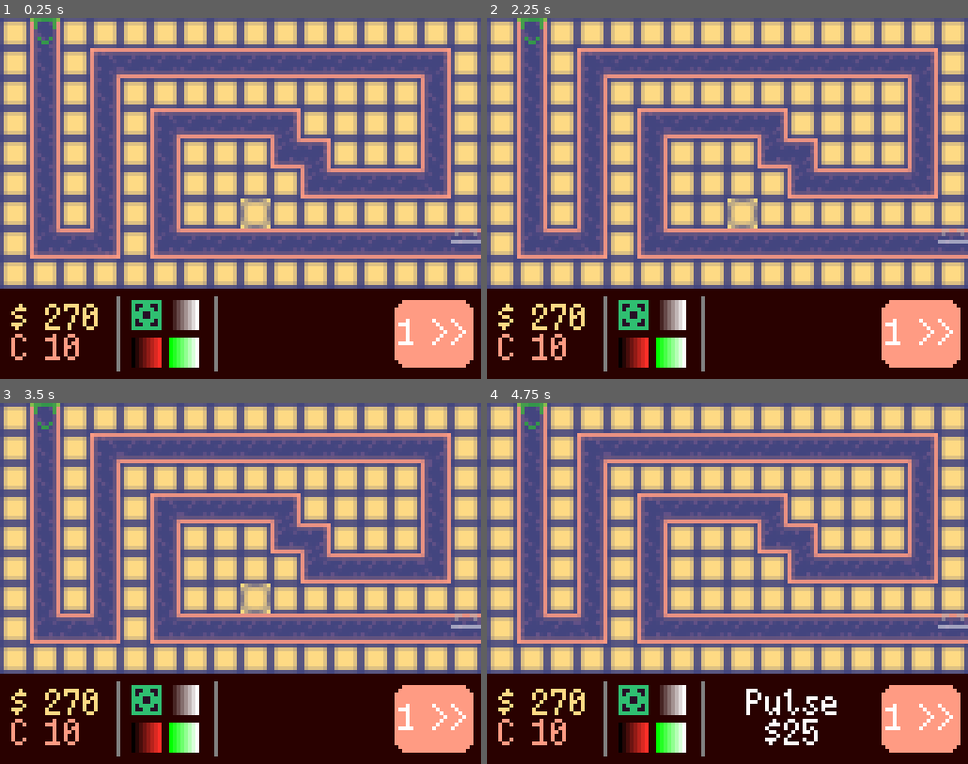
Above: before the commit, frames 1-4 (two rows, left to right).
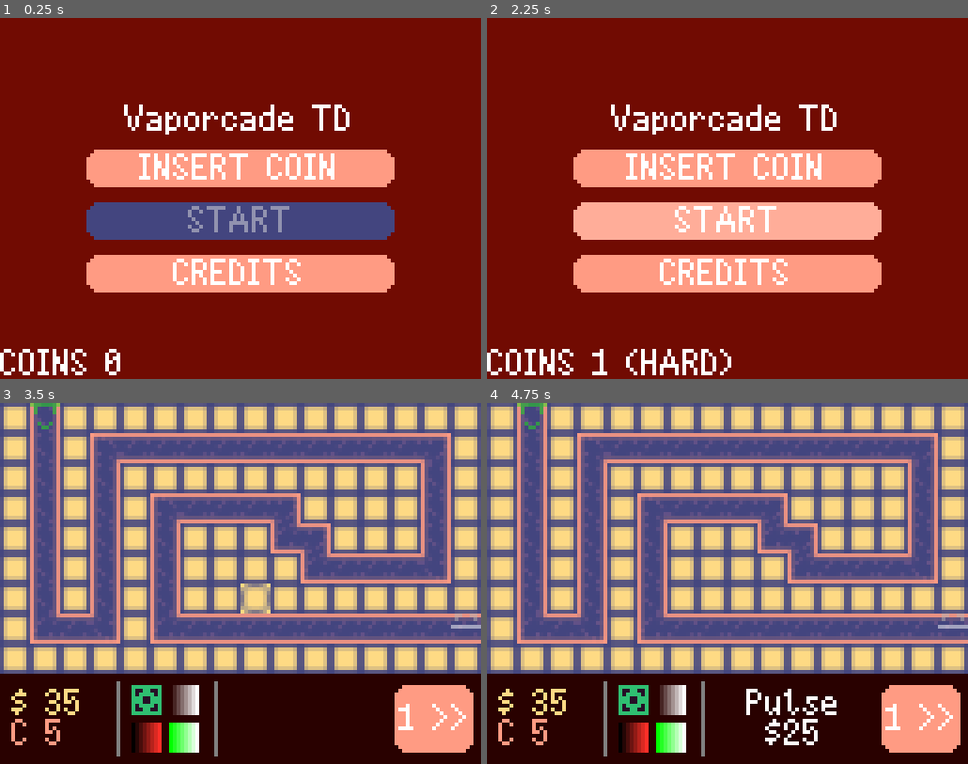
Above: after the commit, the same moments.

Repository: VernalUmbrella/spotkeeper-td
Game: Godot game, scene res://ui/title_screen/title_screen.tscn
Two runs of this game, one before a commit and one after it. Both use one fixed random seed, a clock stepped at 60 frames per second and the inputs below. Before the commit the project starts from res://main/main.tscn.
Inputs (mouse positions are in pixels of both pictures, inside the frame that each line leads up to):
- Up to frame 1 (0.25 s): no input
- Up to frame 2 (2.25 s): click (727, 169) at 0.5 s, where only the run after the commit has a clickable "INSERT COIN"; click (727, 274) at 1.25 s, where only the run after the commit has a clickable "CREDITS"; click (727, 220) at 2 s, where only the run after the commit has a clickable "START"
- Up to frame 3 (3.5 s): click (240, 605) at 2.75 s, where only the run after the commit has a clickable "START"
- Up to frame 4 (4.75 s): click (631, 699) at 3.5 s; click (669, 699) at 4.25 s

The runs differ from the first frame. In frame 1, 97% of the frame differs, in the area x 0-100%, y 0-100%; in frame 2, 99%; in frame 3, 0.6%; in frame 4, 0.6%.

Commit message:
Add title screen and difficulty select

Diff:
--- /dev/null
+++ b/main/game_stats/easy_stats.tres
@@ -0,0 +1,13 @@
+[gd_resource type="Resource" script_class="GameStats" load_steps=5 format=3 uid="uid://dnlk6dm14k4rn"]
+
+[ext_resource type="Script" path="res://main/game_stats/game_stats.gd" id="1_p0skp"]
+[ext_resource type="Script" path="res://game_objects/waves/wave.gd" id="2_xtm5i"]
+[ext_resource type="Resource" uid="uid://ckpd3m4y4gicm" path="res://game_objects/waves/wave0.tres" id="3_n1130"]
+[ext_resource type="Resource" uid="uid://3fobcdff3ups" path="res://game_objects/waves/wave1.tres" id="4_2wvlc"]
+
+[resource]
+script = ExtResource("1_p0skp")
+money = 65
+lives_left = 15
+wave_sequence = Array[ExtResource("2_xtm5i")]([ExtResource("3_n1130"), ExtResource("4_2wvlc")])
+current_wave = 0
--- /dev/null
+++ b/main/game_stats/hard_stats.tres
@@ -0,0 +1,13 @@
+[gd_resource type="Resource" script_class="GameStats" load_steps=5 format=3 uid="uid://d0312etcm2x63"]
+
+[ext_resource type="Script" path="res://main/game_stats/game_stats.gd" id="1_0owqq"]
+[ext_resource type="Script" path="res://game_objects/waves/wave.gd" id="2_xo4ry"]
+[ext_resource type="Resource" uid="uid://ckpd3m4y4gicm" path="res://game_objects/waves/wave0.tres" id="3_8kjih"]
+[ext_resource type="Resource" uid="uid://3fobcdff3ups" path="res://game_objects/waves/wave1.tres" id="4_7r1kl"]
+
+[resource]
+script = ExtResource("1_0owqq")
+money = 35
+lives_left = 5
+wave_sequence = Array[ExtResource("2_xo4ry")]([ExtResource("3_8kjih"), ExtResource("4_7r1kl")])
+current_wave = 0
--- /dev/null
+++ b/main/game_stats/medium_stats.tres
@@ -0,0 +1,13 @@
+[gd_resource type="Resource" script_class="GameStats" load_steps=5 format=3 uid="uid://d0cebgj7cj7nn"]
+
+[ext_resource type="Script" path="res://main/game_stats/game_stats.gd" id="1_f6et8"]
+[ext_resource type="Script" path="res://game_objects/waves/wave.gd" id="2_tnq72"]
+[ext_resource type="Resource" uid="uid://ckpd3m4y4gicm" path="res://game_objects/waves/wave0.tres" id="3_nwrqk"]
+[ext_resource type="Resource" uid="uid://3fobcdff3ups" path="res://game_objects/waves/wave1.tres" id="4_i0sni"]
+
+[resource]
+script = ExtResource("1_f6et8")
+money = 50
+lives_left = 10
+wave_sequence = Array[ExtResource("2_tnq72")]([ExtResource("3_nwrqk"), ExtResource("4_i0sni")])
+current_wave = 0
--- a/main/main.gd
+++ b/main/main.gd
@@ -14,7 +14,13 @@
 	preload("res://game_objects/towers/gamma/gamma_tower.tres"),
 ]
 
-@export var game_stats: GameStats
+@export var game_stats: GameStats:
+	set(value):
+		game_stats = value
+		if not is_node_ready():
+			await ready
+		hud.game_stats = value
+		enemy_path.game_stats = value
 
 @onready var map: TileMapLayer = $Map
 @onready var tile_cursor: Area2D = $Map/TileCursor
@@ -28,7 +34,6 @@
 	Events.enemy_died.connect(_on_enemy_died)
 	Events.enemy_leaked.connect(_on_enemy_leaked)
 	Events.tower_selected.connect(_on_tower_selected)
-	enemy_path.game_stats = game_stats
 
 func _process(_delta: float) -> void:
 	update_cursor()
--- a/main/main.tscn
+++ b/main/main.tscn
@@ -1,7 +1,7 @@
 [gd_scene load_steps=8 format=4 uid="uid://ccmqm7fx46umd"]
 
 [ext_resource type="Script" path="res://main/main.gd" id="1_174vw"]
-[ext_resource type="Resource" uid="uid://dnlk6dm14k4rn" path="res://main/starting_game_stats.tres" id="2_q0308"]
+[ext_resource type="Resource" uid="uid://dnlk6dm14k4rn" path="res://main/game_stats/easy_stats.tres" id="2_q0308"]
 [ext_resource type="TileSet" uid="uid://b102junxjpjmf" path="res://main/tileset.tres" id="2_qrnp7"]
 [ext_resource type="PackedScene" uid="uid://b3j20yagie20j" path="res://main/tile_cursor.tscn" id="3_3wfm8"]
 [ext_resource type="PackedScene" uid="uid://b8wrls8mbvp8i" path="res://ui/hud/hud.tscn" id="4_8n207"]
--- a/main/starting_game_stats.tres
+++ /dev/null
@@ -1,13 +0,0 @@
-[gd_resource type="Resource" script_class="GameStats" load_steps=5 format=3 uid="uid://dnlk6dm14k4rn"]
-
-[ext_resource type="Script" path="res://main/game_stats.gd" id="1_0hd2x"]
-[ext_resource type="Script" path="res://game_objects/waves/wave.gd" id="2_kpac8"]
-[ext_resource type="Resource" uid="uid://ckpd3m4y4gicm" path="res://game_objects/waves/wave0.tres" id="3_1ftxp"]
-[ext_resource type="Resource" uid="uid://3fobcdff3ups" path="res://game_objects/waves/wave1.tres" id="4_226o8"]
-
-[resource]
-script = ExtResource("1_0hd2x")
-money = 270
-lives_left = 10
-wave_sequence = Array[ExtResource("2_kpac8")]([ExtResource("3_1ftxp"), ExtResource("4_226o8")])
-current_wave = 0
--- a/project.godot
+++ b/project.godot
@@ -11,7 +11,7 @@
 [application]
 
 config/name="Vaporcade TD"
-run/main_scene="res://main/main.tscn"
+run/main_scene="res://ui/title_screen/title_screen.tscn"
 config/features=PackedStringArray("4.3", "GL Compatibility")
 
 [autoload]
--- /dev/null
+++ b/ui/button_base.tres
@@ -0,0 +1,11 @@
+[gd_resource type="StyleBoxFlat" format=3 uid="uid://d0vgmll06stc5"]
+
+[resource]
+bg_color = Color(1, 0.607843, 0.513726, 1)
+corner_radius_top_left = 4
+corner_radius_top_right = 4
+corner_radius_bottom_right = 4
+corner_radius_bottom_left = 4
+expand_margin_left = 1.0
+expand_margin_right = 1.0
+anti_aliasing = false
--- a/ui/global_theme.tres
+++ b/ui/global_theme.tres
@@ -1,9 +1,9 @@
 [gd_resource type="Theme" load_steps=7 format=3 uid="uid://dljh7gpbntv8f"]
 
 [ext_resource type="FontFile" uid="uid://d2n6ayyjtt7cd" path="res://ui/Freezeframe-Cond.ttf" id="1_5wbxc"]
-[ext_resource type="StyleBox" uid="uid://cx3v6u7xslrxs" path="res://ui/panel_disabled.tres" id="1_sjrbw"]
-[ext_resource type="StyleBox" uid="uid://cshebpirpn6bp" path="res://ui/panel_highlight.tres" id="1_vk7ox"]
-[ext_resource type="StyleBox" uid="uid://d0vgmll06stc5" path="res://ui/panel_base.tres" id="2_vb3i7"]
+[ext_resource type="StyleBox" uid="uid://cx3v6u7xslrxs" path="res://ui/button_disabled.tres" id="1_sjrbw"]
+[ext_resource type="StyleBox" uid="uid://cshebpirpn6bp" path="res://ui/button_highlight.tres" id="1_vk7ox"]
+[ext_resource type="StyleBox" uid="uid://d0vgmll06stc5" path="res://ui/button_base.tres" id="2_vb3i7"]
 
 [sub_resource type="StyleBoxFlat" id="StyleBoxFlat_ssxal"]
 bg_color = Color(0.161251, 0.00601538, 0.00132007, 1)
--- a/ui/hud/hud.gd
+++ b/ui/hud/hud.gd
@@ -1,7 +1,14 @@
 class_name HUD
 extends VBoxContainer
 
-@export var game_stats: GameStats
+@export var game_stats: GameStats:
+	set(value):
+		if not is_node_ready():
+			await ready
+		game_stats = value
+		if not game_stats.changed.is_connected(_on_game_stats_changed):
+			game_stats.changed.connect(_on_game_stats_changed)
+		_on_game_stats_changed()
 
 @onready var money_lives_label: RichTextLabel = %MoneyLivesLabel
 @onready var tooltip: Label = %Tooltip
@@ -11,8 +18,6 @@
 	Events.tower_selected.connect(_on_tower_selected)
 	_on_tower_selected(null)
 	Events.wave_ended.connect(_on_wave_ended)
-	game_stats.changed.connect(_on_game_stats_changed)
-	_on_game_stats_changed()
 	Events.game_lost.connect(_on_game_lost)
 
 func _input(event: InputEvent) -> void:
--- a/ui/panel_base.tres
+++ b/ui/panel_base.tres
@@ -1,11 +1,9 @@
-[gd_resource type="StyleBoxFlat" format=3 uid="uid://d0vgmll06stc5"]
+[gd_resource type="StyleBoxFlat" format=3 uid="uid://igtdb8ap4838"]
 
 [resource]
-bg_color = Color(1, 0.607843, 0.513726, 1)
-corner_radius_top_left = 4
-corner_radius_top_right = 4
-corner_radius_bottom_right = 4
-corner_radius_bottom_left = 4
-expand_margin_left = 1.0
-expand_margin_right = 1.0
-anti_aliasing = false
+bg_color = Color(0.262745, 0.270588, 0.498039, 1)
+border_width_left = 1
+border_width_top = 1
+border_width_right = 1
+border_width_bottom = 1
+border_color = Color(0.996078, 0.854902, 0.517647, 1)
--- /dev/null
+++ b/ui/title_screen/title_screen.gd
@@ -0,0 +1,50 @@
+class_name TitleScreen
+extends Control
+
+@export var difficulties: Array[GameStats]
+
+@onready var coin_button: Button = %CoinButton
+@onready var start_button: Button = %StartButton
+@onready var coin_label: Label = %CoinLabel
+@onready var credits_panel: Panel = %CreditsPanel
+
+var max_coins: int = 3
+
+var coins: int = 0:
+	set(value):
+		assert(value <= max_coins)
+		coins = value
+		coin_label.text = "COINS {amount}{difficulty}".format({
+			"amount": coins,
+			"difficulty": ["", " (HARD)", " (MEDIUM)", " (EASY)"][coins],
+		})
+		if coins > 0:
+			start_button.disabled = false
+		if coins >= max_coins:
+			coin_button.text = "RESET"
+
+@export var next_scene: PackedScene
+
+func _input(event: InputEvent) -> void:
+	if not credits_panel.visible:
+		return
+	if event.is_action_pressed("ui_accept") or event.is_action_pressed("ui_cancel"):
+		get_viewport().set_input_as_handled()
+		credits_panel.visible = false
+
+func _on_coin_button_pressed() -> void:
+	# TODO: play sound
+	if coins < max_coins:
+		coins += 1
+		return
+	coin_button.text = "INSERT COIN"
+	coins = 0
+
+func _on_start_button_pressed() -> void:
+	var main_scene = preload("res://main/main.tscn").instantiate()
+	main_scene.game_stats = difficulties[coins]
+	get_tree().root.add_child(main_scene)
+	queue_free()
+
+func _on_credits_button_pressed() -> void:
+	credits_panel.visible = true
--- /dev/null
+++ b/ui/title_screen/title_screen.tscn
@@ -0,0 +1,133 @@
+[gd_scene load_steps=8 format=3 uid="uid://r2cu187xsv2p"]
+
+[ext_resource type="Script" path="res://ui/title_screen/title_screen.gd" id="1_74keb"]
+[ext_resource type="Script" path="res://main/game_stats/game_stats.gd" id="2_dast6"]
+[ext_resource type="StyleBox" uid="uid://igtdb8ap4838" path="res://ui/panel_base.tres" id="2_ppibo"]
+[ext_resource type="PackedScene" uid="uid://ccmqm7fx46umd" path="res://main/main.tscn" id="2_yok57"]
+[ext_resource type="Resource" uid="uid://d0312etcm2x63" path="res://main/game_stats/hard_stats.tres" id="3_toq54"]
+[ext_resource type="Resource" uid="uid://d0cebgj7cj7nn" path="res://main/game_stats/medium_stats.tres" id="4_bmyor"]
+[ext_resource type="Resource" uid="uid://dnlk6dm14k4rn" path="res://main/game_stats/easy_stats.tres" id="5_mytur"]
+
+[node name="TitleScreen" type="Control"]
+layout_mode = 3
+anchors_preset = 15
+anchor_right = 1.0
+anchor_bottom = 1.0
+grow_horizontal = 2
+grow_vertical = 2
+script = ExtResource("1_74keb")
+difficulties = Array[ExtResource("2_dast6")]([null, ExtResource("3_toq54"), ExtResource("4_bmyor"), ExtResource("5_mytur")])
+next_scene = ExtResource("2_yok57")
+
+[node name="Background" type="ColorRect" parent="."]
+layout_mode = 1
+anchors_preset = 15
+anchor_right = 1.0
+anchor_bottom = 1.0
+grow_horizontal = 2
+grow_vertical = 2
+color = Color(0.443469, 0.0441714, 0.00962374, 1)
+
+[node name="CoinLabel" type="Label" parent="."]
+unique_name_in_owner = true
+layout_mode = 1
+anchors_preset = 2
+anchor_top = 1.0
+anchor_bottom = 1.0
+offset_top = -8.0
+offset_right = 40.0
+grow_vertical = 0
+text = "COINS 0"
+
+[node name="MarginContainer" type="MarginContainer" parent="."]
+custom_minimum_size = Vector2(80, 0)
+layout_mode = 1
+anchors_preset = 8
+anchor_left = 0.5
+anchor_top = 0.5
+anchor_right = 0.5
+anchor_bottom = 0.5
+offset_left = -30.5
+offset_top = -22.0
+offset_right = 30.5
+offset_bottom = 22.0
+grow_horizontal = 2
+grow_vertical = 2
+
+[node name="VBoxContainer" type="VBoxContainer" parent="MarginContainer"]
+layout_mode = 2
+alignment = 1
+
+[node name="TitleText" type="Label" parent="MarginContainer/VBoxContainer"]
+unique_name_in_owner = true
+layout_mode = 2
+text = "Vaporcade TD"
+horizontal_alignment = 1
+
+[node name="CoinButton" type="Button" parent="MarginContainer/VBoxContainer"]
+unique_name_in_owner = true
+custom_minimum_size = Vector2(0, 10)
+layout_mode = 2
+focus_mode = 0
+text = "INSERT COIN"
+
+[node name="StartButton" type="Button" parent="MarginContainer/VBoxContainer"]
+unique_name_in_owner = true
+custom_minimum_size = Vector2(0, 10)
+layout_mode = 2
+focus_mode = 0
+disabled = true
+text = "START"
+
+[node name="CreditsButton" type="Button" parent="MarginContainer/VBoxContainer"]
+custom_minimum_size = Vector2(0, 10)
+layout_mode = 2
+focus_mode = 0
+text = "CREDITS"
+
+[node name="CreditsPanel" type="Panel" parent="."]
+unique_name_in_owner = true
+visible = false
+custom_minimum_size = Vector2(112, 80)
+layout_mode = 1
+anchors_preset = 8
+anchor_left = 0.5
+anchor_top = 0.5
+anchor_right = 0.5
+anchor_bottom = 0.5
+offset_left = -20.0
+offset_top = -20.0
+offset_right = 20.0
+offset_bottom = 20.0
+grow_horizontal = 2
+grow_vertical = 2
+theme_override_styles/panel = ExtResource("2_ppibo")
+
+[node name="MarginContainer" type="MarginContainer" parent="CreditsPanel"]
+layout_mode = 1
+anchors_preset = 15
+anchor_right = 1.0
+anchor_bottom = 1.0
+grow_horizontal = 2
+grow_vertical = 2
+theme_override_constants/margin_left = 4
+theme_override_constants/margin_top = 4
+theme_override_constants/margin_right = 4
+theme_override_constants/margin_bottom = 4
+
+[node name="CreditsText" type="Label" parent="CreditsPanel/MarginContainer"]
+layout_mode = 2
+size_flags_vertical = 1
+text = "VernalUmbrella
+- Programming
+sullybeardman
+- Art, Sound
+Made in Godot 4
+Freezeframe Condensed
+font by Bekoha"
+horizontal_alignment = 1
+clip_text = true
+
+[connection signal="pressed" from="MarginContainer/VBoxContainer/CoinButton" to="." method="_on_coin_button_pressed"]
+[connection signal="pressed" from="MarginContainer/VBoxContainer/StartButton" to="." method="_on_start_button_pressed"]
+[connection signal="pressed" from="MarginContainer/VBoxContainer/CreditsButton" to="." method="_on_credits_button_pressed"]
Renamed: main/game_stats.gd -> main/game_stats/game_stats.gd
Renamed: ui/panel_disabled.tres -> ui/button_disabled.tres
Renamed: ui/panel_highlight.tres -> ui/button_highlight.tres
